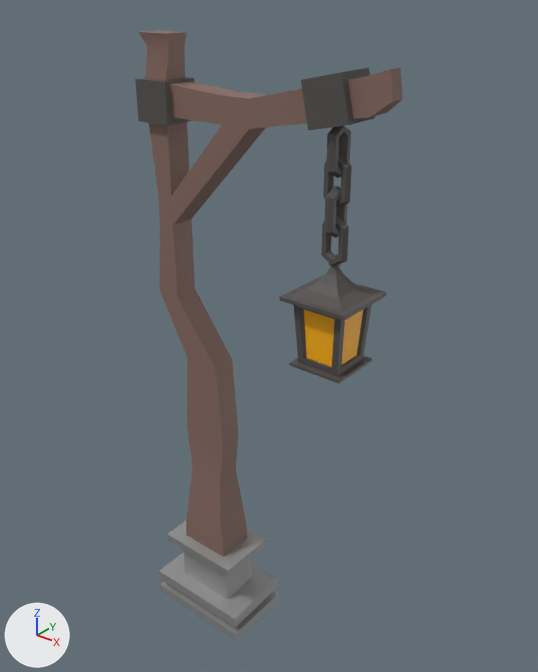
The FBX model BodeExpiatorio/Assets/FBX/decorações/Poste brutalidade v1.fbx: old version first, new version second.
Both versions are drawn from a camera (50 mm lens) standing at (3.02, -3.15, 4.34) and looking at (0.39, 0.14, 2.31). The axes (+X, +Y, +Z) are drawn at lower left. The lights are the same throughout. Where no turn or scale is listed for an object, it has been applied to the vertices.
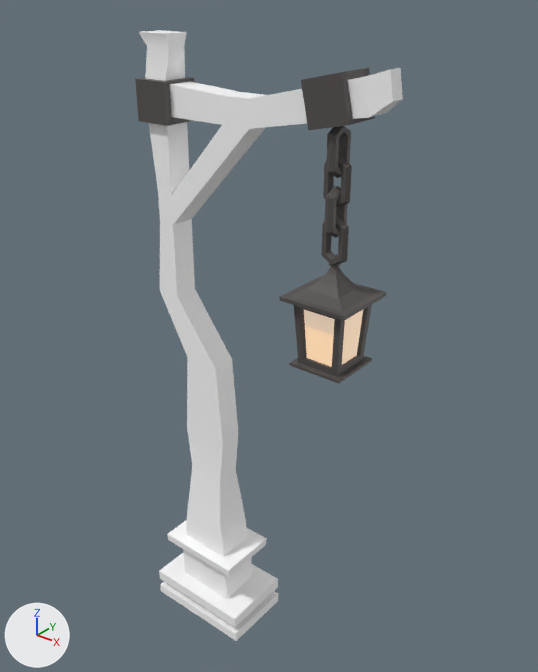
Where the newer file only moved an object's origin or applied its transform, the numbers keep the older frame.

What changed in the scene script:
```text
Change mat_standardsurface2:
    mat_standardsurface2.metallic: 1.0 -> 0.0
    mat_standardsurface2.base_color: (0.468, 0.468, 0.468) -> (1.0, 1.0, 1.0)  # grey #b6b6b6 -> white #ffffff
Change mat_standardsurface3:
    mat_standardsurface3.base_color: (0.237, 0.142, 0.116) -> (1.0, 1.0, 1.0)  # brown #866960 -> white #ffffff
Change mat_lambert3:
    add mat_lambert3.emission_strength = 1.0
```

What differs and where, as boxes [x1, y1, x2, y2] in the pictures (538 x 672 px):
'polySurface14', recoloured, surface changed (brown to grey)
    both: [139, 30, 403, 641]
